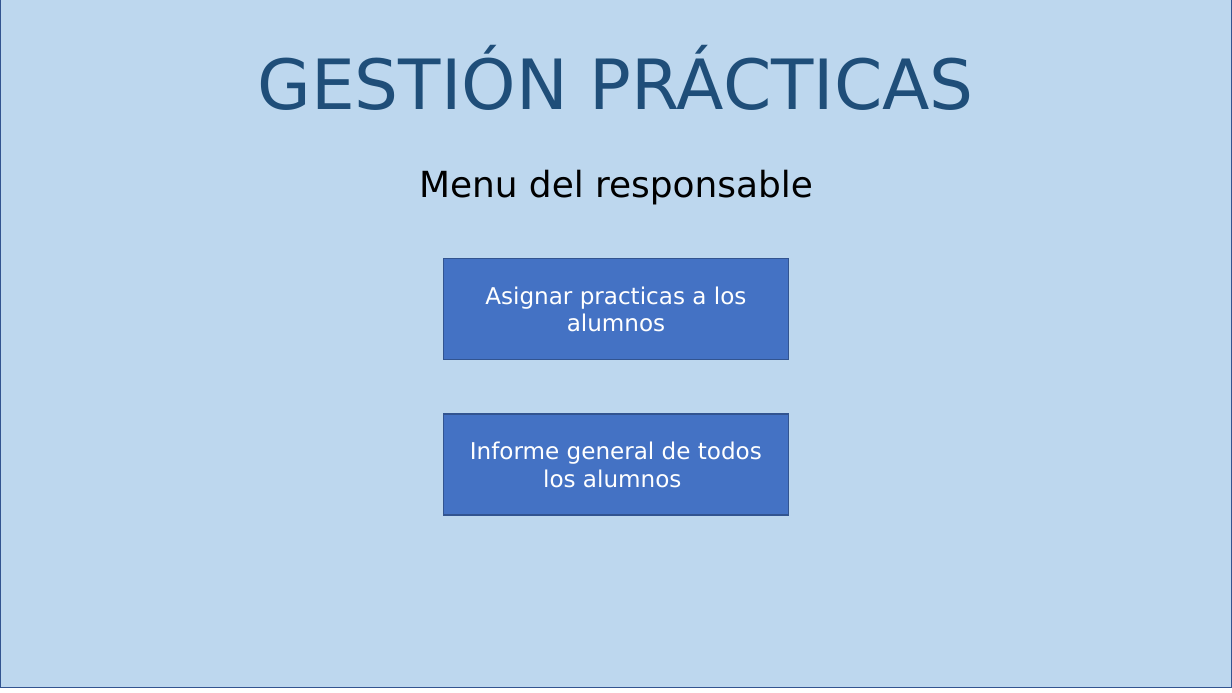
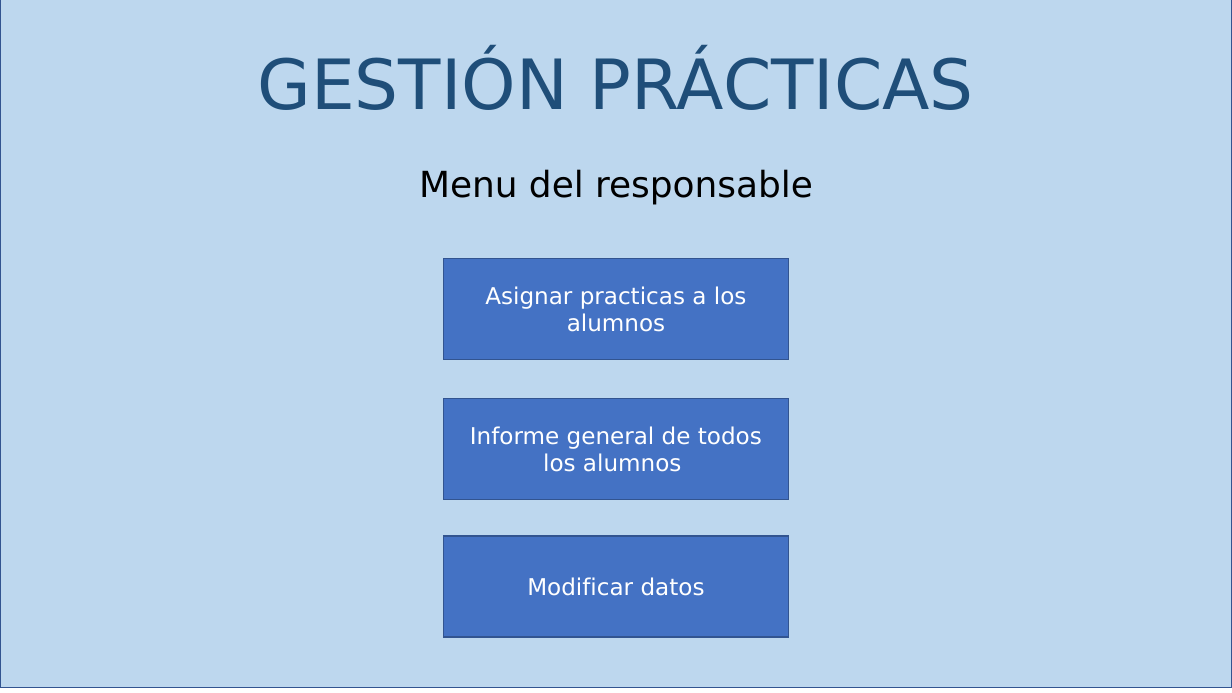
Before and after one commit to gonzalopezgil/G15-Web-2022-23, a slide deck: slide 13 of moockup.pptx (slide 11 before the commit). Drawn at 1232x693 pixels with LibreOffice and Linux fonts; fonts in the diff are those of the drawing. Boxes give left, top, right and bottom in pixels: in the first picture for what was removed or moved away, otherwise in the second. Text is boxed around its words. In the diff, an @@ line names an element or a change of style, - is before the commit and + after.

```diff
--- a/moockup.pptx
+++ b/moockup.pptx
@@ rectangle "Informe general de todos los ...": place and size @@
-rectangle "Informe general de todos los ..." at (444,414,789,515)
+rectangle "Informe general de todos los ..." at (444,398,789,499)
@@ rectangle added at (444,536,789,637), fill #4472C4, outline #325491 1 pt, 18 pt, text #FFFFFF @@
+Modificar datos
```
Also in this commit, not shown: 2 other slides changed, 3 slides added.
